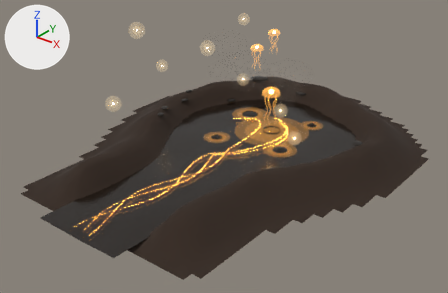
A saved change to the glTF model assets/models/machines/mudpit_burbler.glb.
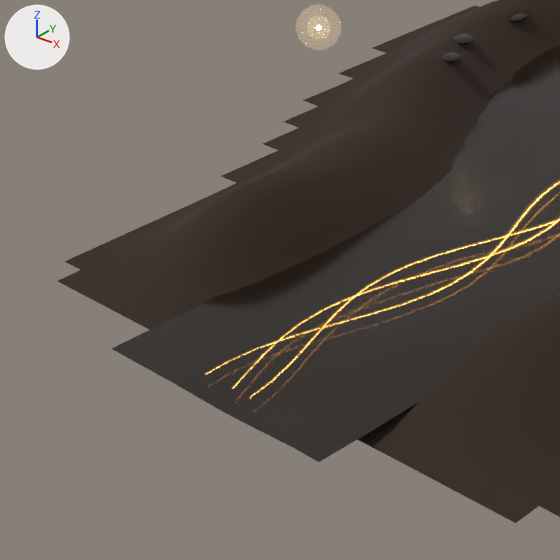
Old and new are each drawn whole from a 50 mm camera at (5.31, -6.46, 4.31) aimed at (0.13, 0.02, 0.29) and again close up on the part from 0% to 44% of the width and 32% to 100% of the height. Lighting does not change. The marker at upper left points along +X, +Y and +Z. The first two pictures are the older version. Where no turn or scale is listed for an object, it has been applied to the vertices.

The first close-up shows 'Burbler_Banks', 'Burbler_Mote_0_HaloOuter', 'Burbler_Mud', 'Burbler_VeinHalo0', 'Burbler_VeinHalo1', 'Burbler_VeinHalo2' and 3 more.
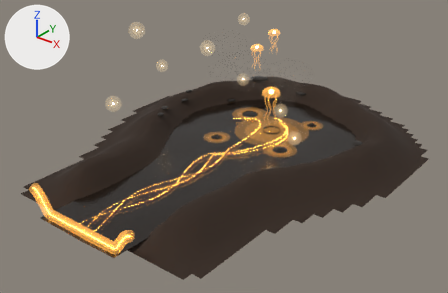
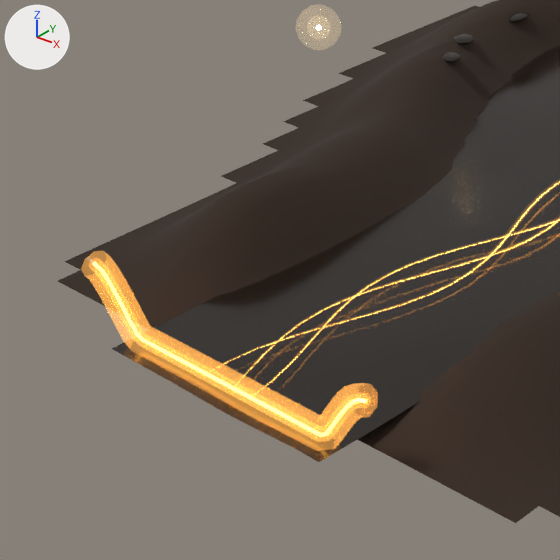
ob_outlet_0_halo is not drawn itself; it is the parent of ob_burbler_outlet_0_ring0, ob_burbler_outlet_0_ring1, ob_burbler_outlet_0_ring2.

Location of each change, (x1, y1, x2, y2) in pixels of the close-ups (560 x 560 px):
'Burbler_Outlet_0_Ring2', rescaled (not visible before)
    after: (81, 251, 378, 451)
'Burbler_Outlet_0_Ring1', rescaled (not visible before)
    after: (352, 393, 371, 411)
'Burbler_Outlet_0_Ring0', rescaled (not visible before)
    after: (360, 398, 367, 403)

What changed in the scene script:
```text
Change ob_outlet_0_halo:
    ob_outlet_0_halo.scale: (0.0, 0.0, 0.0) -> (1.0, 1.0, 1.0)
Change ob_burbler_outlet_0_ring0:
    ob_burbler_outlet_0_ring0.scale: (0.0, 0.0, 0.0) -> (1.0, 1.0, 1.0)
Change ob_burbler_outlet_0_ring1:
    ob_burbler_outlet_0_ring1.scale: (0.0, 0.0, 0.0) -> (1.0, 1.0, 1.0)
Change ob_burbler_outlet_0_ring2:
    ob_burbler_outlet_0_ring2.scale: (0.0, 0.0, 0.0) -> (1.0, 1.0, 1.0)
```
